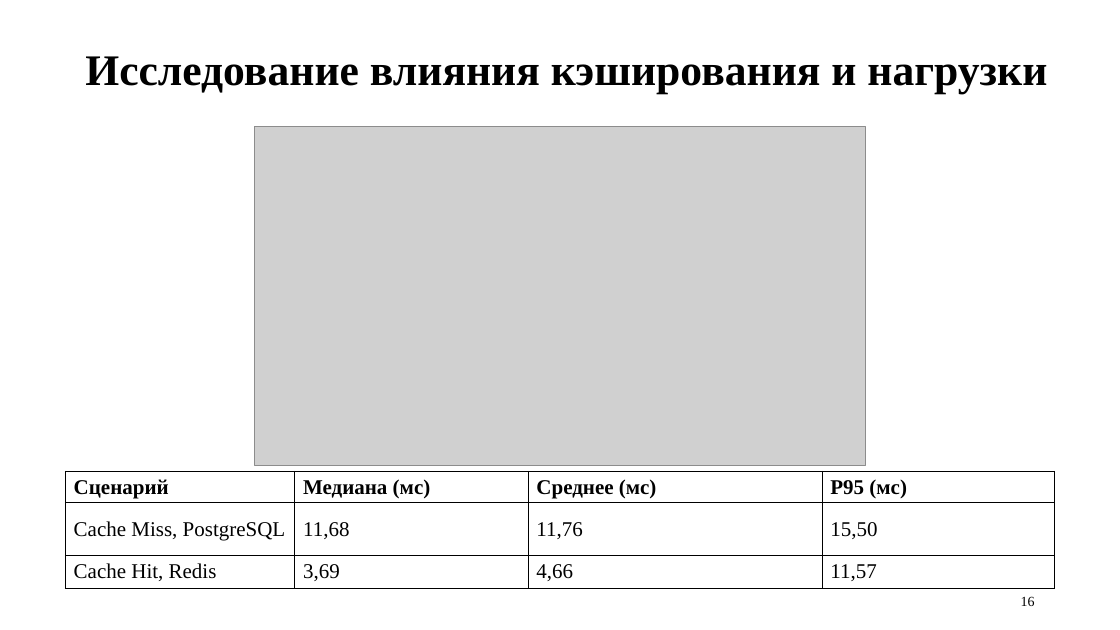
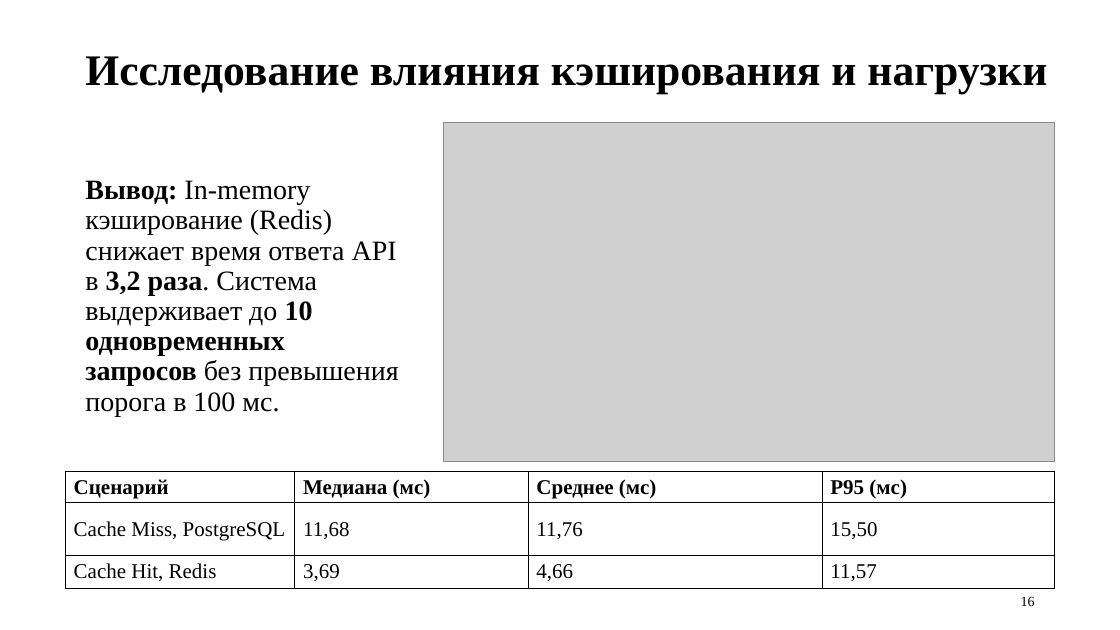
Before and after one commit to uBaxa0IQ/BD_Coursework, a slide deck: slide 16 of prez/prez.pptx. Drawn at 1120x630 pixels with LibreOffice and Linux fonts; fonts in the diff are those of the drawing; grey boxes stand for pictures. Boxes give left, top, right and bottom in pixels: in the first picture for what was removed or moved away, otherwise in the second. Text is boxed around its words. In the diff, an @@ line names an element or a change of style, - is before the commit and + after.

```diff
--- a/prez/prez.pptx
+++ b/prez/prez.pptx
@@ picture: place and size @@
-picture at (255,127,866,465)
+picture at (444,123,1055,461)
@@ text added at (85,180,398,416), 24 pt, text #000000 @@
+Вывод: In-memory кэширование (Redis) снижает время ответа API в 3,2 раза. Система выдерживает до 10 одновременных запросов без превышения порога в 100 мс.
```
Also in this commit, not shown: 7 other slides changed, 6 other files.
